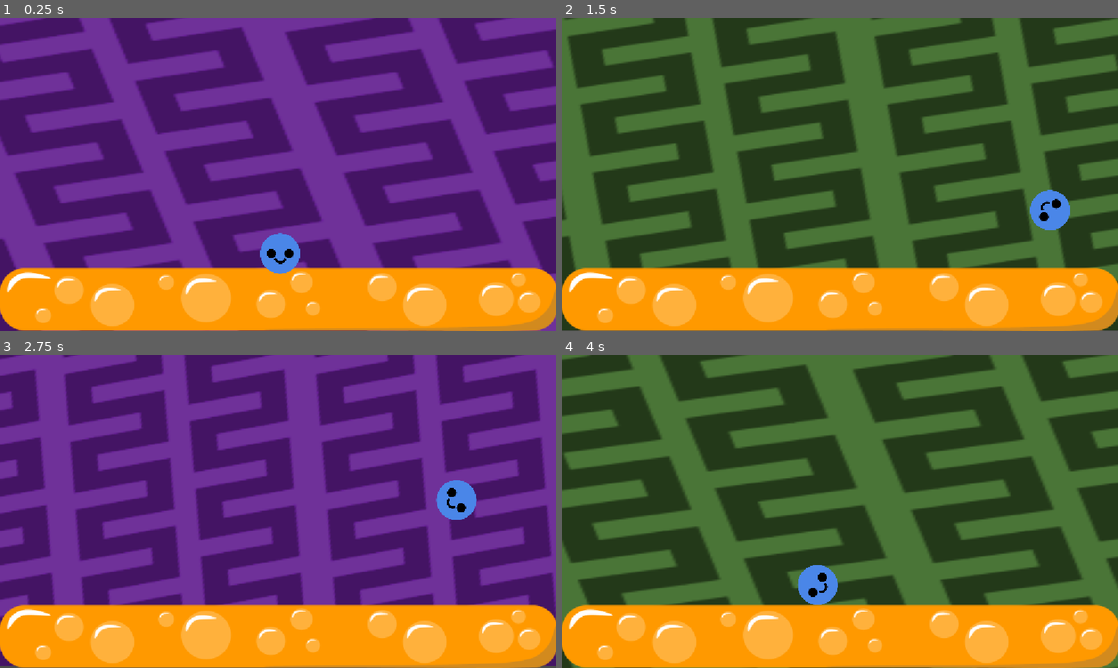
Above: before the commit, frames 1-4 (two rows, left to right).
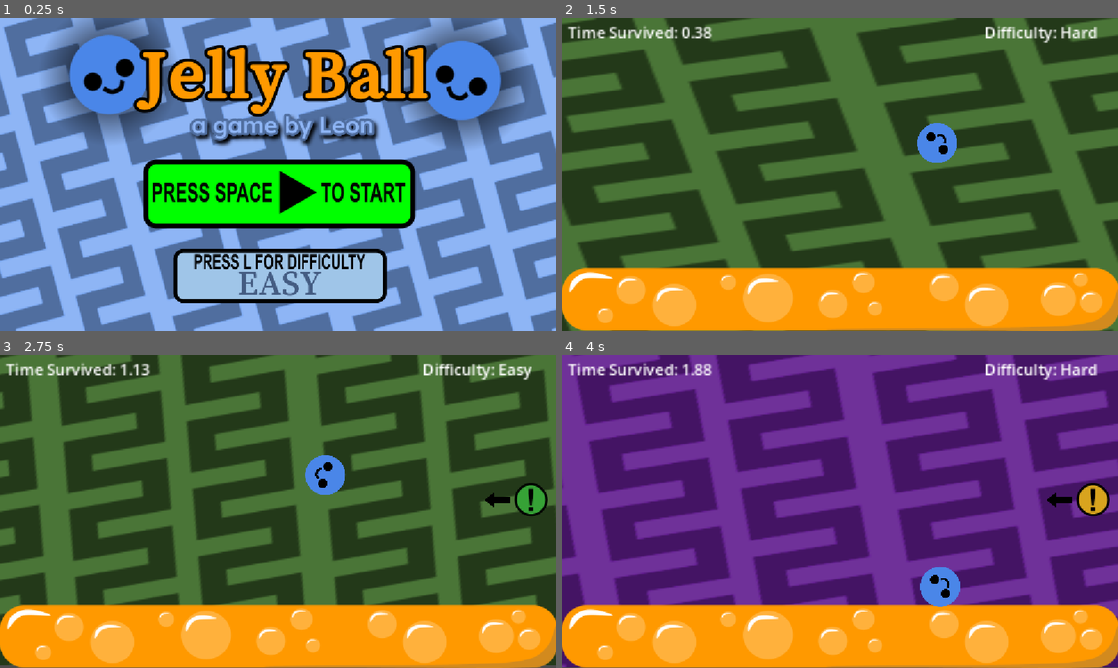
Above: after the commit, the same moments.

Repository: fiercepob/bouncy-game
Game: Godot game, scene res://main.tscn
Two runs of this game, one before a commit and one after it. Both use one fixed random seed, a clock stepped at 60 frames per second and the inputs below.
Inputs:
- Up to frame 1 (0.25 s): no input
- Up to frame 2 (1.5 s): hold D 0.53-1.28 s; hold L 0.53-1.28 s; tap Space at 0.77, 0.8, 1.07, 1.35 s; hold A from 1.28 s (still down)
- Up to frame 3 (2.75 s): tap Space at 1.52, 1.82, 2.3 s; tap L at 1.55 s; release A at 2.03 s; hold D from 2.03 s (still down); hold L from 2.03 s (still down)
- Up to frame 4 (4 s): release D at 2.78 s; release L at 2.78 s; hold W 2.78-3.53 s; tap L at 2.85 s; tap Space at 3.02, 3.32 s; hold A from 3.53 s (still down); hold Space from 3.53 s (still down)

The runs differ from the first frame. In frame 1, 100% of the frame differs, in the area x 0-100%, y 0-100%; in frame 2, 30%; in frame 3, 80%; in frame 4, 80%.

Commit message:
Add files via upload

Diff:
--- /dev/null
+++ b/difficulty_display.gd
@@ -0,0 +1,9 @@
+extends Label
+
+func _process(delta):
+	if Global.difficulty == 1:
+		text = "Difficulty: Easy"
+	elif Global.difficulty == 2:
+		text = "Difficulty: Hard"
+	elif Global.difficulty == 3:
+		text = "Difficulty: Master"
--- /dev/null
+++ b/global.gd
@@ -0,0 +1,5 @@
+extends Node
+
+var difficulty = 1
+var gameScore = 0
+var gameRunning = false
--- a/lasers.gd
+++ b/lasers.gd
@@ -1,65 +1,84 @@
 extends Area2D
 
-var minInterval = 1
-var maxInterval = 3
-var xPos = 0
-var yPos = 0
-var heatInterval = 1
-var direction = "a"
-var laserLifetime = 0.6
+func _ready():
+	var minInterval = 0
+	var maxInterval = 0
+	if Global.difficulty == 1:
+		minInterval = 2
+		maxInterval = 4
+	else:
+		minInterval = 0
+		maxInterval = 0
+	var xPos = 0
+	var yPos = 0
+	var heatInterval = 1
+	if Global.difficulty == 1:
+		heatInterval = 1.3
+	elif Global.difficulty == 2:
+		heatInterval = 1
+	else:
+		heatInterval = 0.7
+	var direction = "a"
+	var laserLifetime = 0.5
+	if Global.difficulty == 1:
+		laserLifetime = 0.4
+	elif Global.difficulty == 2:
+		laserLifetime = 0.6
+	else:
+		laserLifetime = 0.9
 
-func ready():
-	await get_tree().create_timer(randi_range(minInterval,maxInterval)).timeout
-	var i = randi_range(0,5)
-	if i > 2:
-		xPos = randi_range(100,1090)
-		yPos = 50
-		direction = "top"
-	else:
-		if i == 1:
-			xPos = 1100
-			direction = "right"
+	while not get_tree().paused:
+		await get_tree().create_timer(randi_range(minInterval,maxInterval)).timeout
+		var i = randi_range(0,5)
+		if i > 2:
+			xPos = randi_range(100,1090)
+			yPos = 50
+			direction = "top"
 		else:
-			xPos = 50
-			direction = "left"
-		yPos = randi_range(100, 475)
+			if i == 1:
+				xPos = 1100
+				direction = "right"
+			else:
+				xPos = 50
+				direction = "left"
+			yPos = randi_range(100, 475)
 
-	rotation = 0.0
-	position = Vector2(xPos, yPos)
-	$warning.modulate = Color(0.25,0.75,0.25,1.0)
-	$warning.visible = true
-	if direction == "top":
-		$arrow.rotation_degrees = 90.0
-		$arrow.position = Vector2(0, 70)
-	elif direction == "left":
-		$arrow.rotation_degrees = 0.0
-		$arrow.position = Vector2(70, 0)
-	else:
-		$arrow.rotation_degrees = 180.0
-		$arrow.position = Vector2(-70, 0)
-	$arrow.visible = true
-	await get_tree().create_timer(heatInterval).timeout
-	$warning.modulate = Color(1.0, 0.76, 0.14, 1.0)
-	await get_tree().create_timer(heatInterval).timeout
-	$warning.modulate = Color(1.0, 0.349, 0.0, 1.0)
-	await get_tree().create_timer(heatInterval).timeout
-	$warning.modulate = Color(1.0, 0.0, 0.0, 1.0)
-	await get_tree().create_timer(heatInterval).timeout
-	$warning.visible = false
-	$arrow.visible = false
+		rotation = 0.0
+		position = Vector2(xPos, yPos)
+		$warning.modulate = Color(0.25,0.75,0.25,1.0)
+		$warning.visible = true
+		if direction == "top":
+			$arrow.rotation_degrees = 90.0
+			$arrow.position = Vector2(0, 70)
+		elif direction == "left":
+			$arrow.rotation_degrees = 0.0
+			$arrow.position = Vector2(70, 0)
+		else:
+			$arrow.rotation_degrees = 180.0
+			$arrow.position = Vector2(-70, 0)
+		$arrow.visible = true
+		await get_tree().create_timer(heatInterval).timeout
+		$warning.modulate = Color(1.0, 0.76, 0.14, 1.0)
+		await get_tree().create_timer(heatInterval).timeout
+		$warning.modulate = Color(1.0, 0.349, 0.0, 1.0)
+		await get_tree().create_timer(heatInterval).timeout
+		$warning.modulate = Color(1.0, 0.0, 0.0, 1.0)
+		await get_tree().create_timer(heatInterval).timeout
+		$warning.visible = false
+		$arrow.visible = false
 
-	if direction == "top":
-		rotation_degrees = 90.0
-		$laser.flip_h = false
-		position = Vector2(xPos, 576)
-	elif direction == "left":
-		rotation = 0.0
-		$laser.flip_h = false
-		position = Vector2(580, yPos)
-	elif direction == "right":
-		rotation = 0.0
-		$laser.flip_h = true
-		position = Vector2(580, yPos)
-	$laser.visible = true
-	await get_tree().create_timer(laserLifetime).timeout
-	$laser.visible = false
+		if direction == "top":
+			rotation_degrees = 90.0
+			$laser.flip_h = false
+			position = Vector2(xPos, 576)
+		elif direction == "left":
+			rotation = 0.0
+			$laser.flip_h = false
+			position = Vector2(580, yPos)
+		elif direction == "right":
+			rotation = 0.0
+			$laser.flip_h = true
+			position = Vector2(580, yPos)
+		$laser.visible = true
+		await get_tree().create_timer(laserLifetime).timeout
+		$laser.visible = false
--- a/main.tscn
+++ b/main.tscn
@@ -1,17 +1,23 @@
 [gd_scene format=3 uid="uid://buliek7js4qsx"]
 
 [ext_resource type="Script" uid="uid://cvmnpugs4fgpu" path="res://player.gd" id="1_0xm2m"]
-[ext_resource type="Texture2D" uid="uid://ch7hr0ua8kpn5" path="res://background1.png" id="2_kek77"]
+[ext_resource type="Texture2D" uid="uid://ch7hr0ua8kpn5" path="res://backgrounds/background1.png" id="2_kek77"]
 [ext_resource type="Script" uid="uid://p5lt8gnfexb5" path="res://background.gd" id="2_lquwl"]
 [ext_resource type="Texture2D" uid="uid://ccs17xou1howm" path="res://Godot Game Assets (1).png" id="3_1bvp3"]
-[ext_resource type="Texture2D" uid="uid://c3epb1fpp5vwf" path="res://background2.png" id="3_4c57u"]
+[ext_resource type="Texture2D" uid="uid://c3epb1fpp5vwf" path="res://backgrounds/background2.png" id="3_4c57u"]
 [ext_resource type="Texture2D" uid="uid://cdpmvcfk5pqch" path="res://trampoline (1).png" id="3_kek77"]
 [ext_resource type="Script" uid="uid://dkyck0lj0jmny" path="res://lasers.gd" id="7_efxa6"]
 [ext_resource type="Texture2D" uid="uid://csnnv2b4s5bs0" path="res://danger.png" id="8_5vw27"]
 [ext_resource type="Texture2D" uid="uid://cn2t3dvhdb4oh" path="res://laser.png" id="9_kek77"]
-[ext_resource type="Texture2D" uid="uid://ba5g8n7ljswan" path="res://laser (1).png" id="10_4c57u"]
 [ext_resource type="Texture2D" uid="uid://cc1dyjtc5bw3f" path="res://laser (2).png" id="10_efxa6"]
 [ext_resource type="Script" uid="uid://dsgej6vuewkl0" path="res://menu.gd" id="11_dg77c"]
+[ext_resource type="Script" uid="uid://c8fu271k2nfn1" path="res://difficulty_display.gd" id="11_yaehf"]
+[ext_resource type="Script" uid="uid://m1oopa7wlbwb" path="res://time_display.gd" id="12_074og"]
+[ext_resource type="Texture2D" uid="uid://emr54a276irt" path="res://menu/backgroundmenu (2).png" id="12_ycdy4"]
+[ext_resource type="Texture2D" uid="uid://cmrv5pjrnq1ld" path="res://menu/play button.png" id="13_ycdy4"]
+[ext_resource type="Texture2D" uid="uid://b02q6mod4f35c" path="res://menu/easy difficulty.png" id="14_w48qg"]
+[ext_resource type="Texture2D" uid="uid://bxqtmfpdhvwjk" path="res://menu/hard difficulty.png" id="15_2cqfq"]
+[ext_resource type="Texture2D" uid="uid://dey2pksyi0tws" path="res://menu/master difficulty.png" id="16_yaehf"]
 
 [sub_resource type="RectangleShape2D" id="RectangleShape2D_7nn88"]
 size = Vector2(1181.5, 136)
@@ -106,14 +112,50 @@
 position = Vector2(3, -2)
 shape = SubResource("RectangleShape2D_lc3uk")
 
+[node name="DifficultyDisplay" type="Label" parent="." unique_id=140826775]
+offset_left = 875.0
+offset_top = 6.0
+offset_right = 996.0
+offset_bottom = 40.0
+scale = Vector2(2, 2)
+text = "Difficulty: Easy"
+script = ExtResource("11_yaehf")
+
+[node name="TimeDisplay" type="Label" parent="." unique_id=1003506112]
+offset_left = 12.0
+offset_top = 6.0
+offset_right = 153.0
+offset_bottom = 29.0
+scale = Vector2(2, 2)
+text = "Time Survived: 0.00"
+script = ExtResource("12_074og")
+
 [node name="Menu" type="Area2D" parent="." unique_id=594451693]
 script = ExtResource("11_dg77c")
 
-[node name="GameOver" type="Sprite2D" parent="Menu" unique_id=313104250]
+[node name="background" type="Sprite2D" parent="Menu" unique_id=1801918247]
+position = Vector2(584.6667, 325.5)
+scale = Vector2(1.238889, 1.2388889)
+texture = ExtResource("12_ycdy4")
+
+[node name="playButton" type="Sprite2D" parent="Menu" unique_id=1421230393]
+position = Vector2(578.00006, 372)
+scale = Vector2(0.83156025, 0.79787236)
+texture = ExtResource("13_ycdy4")
+
+[node name="easyDifficulty" type="Sprite2D" parent="Menu" unique_id=2124103582]
+position = Vector2(580, 540)
+texture = ExtResource("14_w48qg")
+
+[node name="hardDifficulty" type="Sprite2D" parent="Menu" unique_id=922191798]
 visible = false
-position = Vector2(581, 326)
-scale = Vector2(1.324074, 1.324074)
-texture = ExtResource("10_4c57u")
+position = Vector2(580, 540)
+texture = ExtResource("15_2cqfq")
+
+[node name="masterDifficulty" type="Sprite2D" parent="Menu" unique_id=424131711]
+visible = false
+position = Vector2(580, 540)
+texture = ExtResource("16_yaehf")
 
 [connection signal="body_entered" from="Trampoline" to="Player" method="_on_ground_body_entered"]
 [connection signal="body_entered" from="LeftWall" to="Player" method="_on_left_wall_body_entered"]
--- a/menu.gd
+++ b/menu.gd
@@ -1,5 +1,50 @@
 extends Area2D
 
+signal gameStart
+
 func _ready():
-	print("we're up and running")
-	get_tree().paused = false
+	get_tree().paused = true
+
+	var time = 0.0
+	var keyReleased = true
+
+	while true:
+		await get_tree().create_timer(0.02).timeout
+		time += 0.02
+		var sinValue = (sin(time * 6) + 1.0) / 2.0
+		$playButton.scale = Vector2(lerp(1.1,1.3 , sinValue), lerp(1.1, 1.3, sinValue))
+		if Input.is_key_pressed(KEY_SPACE):
+			$playButton.modulate = Color(0.8,0.8,0.8,1.0)
+			$playButton.scale = Vector2(1.1,1.1)
+			while true:
+				if not Input.is_key_pressed(KEY_SPACE):
+					break
+				else:
+					await get_tree().create_timer(0.05).timeout
+			visible = false
+			Global.gameRunning = true
+			get_tree().paused = false
+			gameStart.emit()
+
+		if Input.is_key_pressed(KEY_L):
+			if Global.difficulty == 3 and keyReleased == true:
+				Global.difficulty = 1
+				keyReleased = false
+			elif Global.difficulty < 3 and keyReleased == true:
+				Global.difficulty += 1
+				keyReleased = false
+		if not Input.is_key_pressed(KEY_L):
+			keyReleased = true
+
+		if Global.difficulty == 1:
+			$easyDifficulty.visible = true
+			$hardDifficulty.visible = false
+			$masterDifficulty.visible = false
+		if Global.difficulty == 2:
+			$easyDifficulty.visible = false
+			$hardDifficulty.visible = true
+			$masterDifficulty.visible = false
+		if Global.difficulty == 3:
+			$easyDifficulty.visible = false
+			$hardDifficulty.visible = false
+			$masterDifficulty.visible = true
--- a/player.gd
+++ b/player.gd
@@ -10,15 +10,19 @@
 var bounceStrength = 16.5
 var wallBounceStrength = 20
 var jumpStrength = 14
+var releasedJump = true
 
 func _physics_process(delta):
 	if Input.is_key_pressed(KEY_A):
 		xVel -= playerSpeed
 	if Input.is_key_pressed(KEY_D):
 		xVel += playerSpeed
-	if Input.is_key_pressed(KEY_W) and jumps < 1:
+	if Input.is_key_pressed(KEY_W) and jumps < 1 and releasedJump:
 		yVel = jumpStrength * -1
 		jumps += 1
+		releasedJump = false
+	if not Input.is_key_pressed(KEY_W):
+		releasedJump = true
 	xVel *= drag
 	yVel += gravity
 
@@ -35,4 +39,5 @@
 	xVel = wallBounceStrength * -1
 func _on_lasers_body_entered(body: Node2D) -> void:
 	if $"../Lasers/laser".visible:
+		Global.gameRunning = false
 		get_tree().paused = true
--- a/project.godot
+++ b/project.godot
@@ -15,6 +15,10 @@
 config/features=PackedStringArray("4.7", "GL Compatibility")
 config/icon="res://icon.svg"
 
+[autoload]
+
+Global="*uid://dkcji8ft07ls"
+
 [display]
 
 window/stretch/mode="canvas_items"
--- /dev/null
+++ b/time_display.gd
@@ -0,0 +1,9 @@
+extends Label
+
+func _ready():
+	await $"../Menu".gameStart
+	var timer = 0.00
+	while Global.gameRunning:
+		await get_tree().create_timer(0.01).timeout
+		timer += 0.01
+		text = "Time Survived: " + str(snapped(timer, 0.01))
Binary file added: backgrounds/background1.png
Not shown, added: backgrounds/background1.png.import
Binary file added: backgrounds/background2.png
Not shown, added: backgrounds/background2.png.import
Not shown, added: difficulty_display.gd.uid
Not shown, added: global.gd.uid
Binary file added: menu/backgroundmenu (2).png
Not shown, added: menu/backgroundmenu (2).png.import
Binary file added: menu/easy difficulty.png
Not shown, added: menu/easy difficulty.png.import
Binary file added: menu/hard difficulty.png
Not shown, added: menu/hard difficulty.png.import
(and 5 more such lines)
